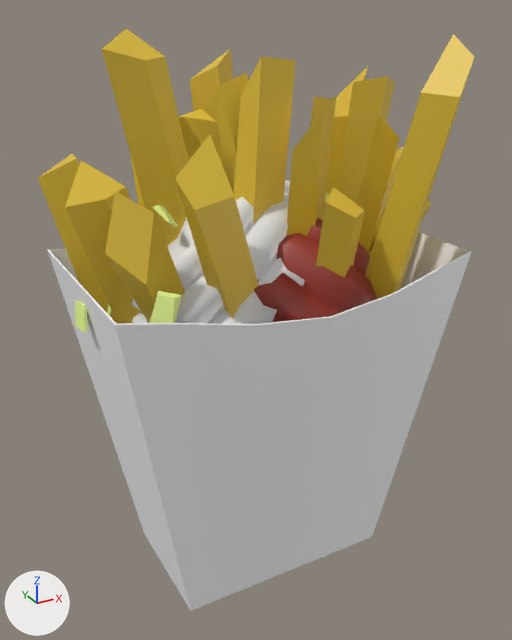
A saved change to the FBX model Pawns/Fastfood/Fries/Fries.fbx.
Rendered twice from a camera (50 mm lens) standing at (-0.182, -0.329, 0.323) and looking at (0.0, 0.002, 0.157). The lights are fixed; the arrows at lower left show +X, +Y and +Z. Where no turn or scale is listed for an object, it has been applied to the vertices.

Names of what the first picture shows: 'Container', 'Fries', 'Ketchup', 'Mayo', 'Onion'.
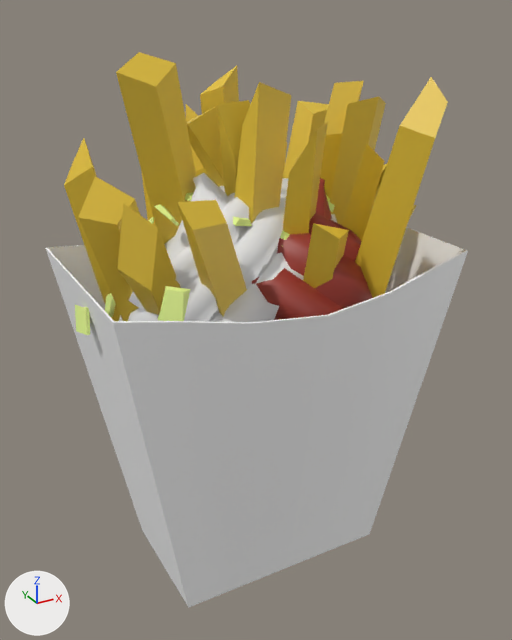
Where the newer file only moved an object's origin or applied its transform, the numbers keep the older frame.

Boxes [x1, y1, x2, y2] around the edits, measured in the pictures (512 x 640 px):
'Container', rescaled
    before: [47, 232, 471, 611]
    after: [46, 227, 468, 608]
'Fries', reshaped, rescaled, moved (12% narrower, 9% shorter)
    before: [38, 29, 474, 324]
    after: [64, 52, 448, 321]
'Mayo', reshaped
    before: [132, 180, 305, 324]
    after: [119, 173, 337, 322]
'Ketchup', reshaped
    before: [254, 205, 377, 322]
    after: [252, 178, 373, 320]
'Onion', reshaped
    before: [75, 192, 329, 332]
    after: [75, 193, 335, 335]

The change, as a diff of the scene's bpy script:
```diff
--- a/Pawns/Fastfood/Fries/Fries.fbx.py
+++ b/Pawns/Fastfood/Fries/Fries.fbx.py
@@ me_cylinder_001 @@
 me_cylinder_001.from_pydata(...)  # 117 vertices, 110 faces; spans x -0.0538..0.0481, y -0.0629..0.0629, z -0.0368..0.0688
 # used by ob_ketchup; location = (0.024, 0.0005, 0.1653)
+# me_cylinder_001 part 4: the whole mesh is multiplied about its middle by the matrix ((1.0, 0.0, 0.0), (0.0, 1.015, 0.0), (0.0, 0.0, 1.0)), then moved by (0.0042, 0.0035, 0.0)
 me_cylinder_001.materials.append(mat_ketchup)
@@ me_cube_001 @@
 me_cube_001.from_pydata(...)  # 160 vertices, 120 faces; spans x -0.128..0.056, y -0.039..0.043, z -0.056..0.011
 # used by ob_onion; location = (0.0239, -0.0031, 0.2241)
+# me_cube_001 part 2: the whole mesh is multiplied about its middle by the matrix ((1.007, -0.111, 0.004), (0.045, 0.998, 0.027), (0.005, -0.087, 1.003)), then moved by (0.0, 0.001, 0.0)
 me_cube_001.materials.append(mat_onion)
@@ me_cube_005 @@
 # used by ob_fries; parent = ob_container; location = (0.747, 0.0242, 1.487); rotation_euler = (-0.0139, 0.366, 0.147), in degrees (-0.8, 21, 8.4); scale = (0.0977, 0.107, 0.929)
-me_cube_005.from_pydata(...)  # 176 vertices, 132 faces; spans x -26.3..3.5, y -10.7..10.3, z -1.5..1.6
+me_cube_005.from_pydata(...)  # 176 vertices, 132 faces; spans x -20.7..1.1, y -10.6..10.3, z -1.5..1.5
+# me_cube_005 part 5: 173 of 176 vertices moved; they spanned x -26.3..3.5, y -10.7..10.3, z -1.5..1.6 and now span x -20.7..1.1, y -10.6..10.3, z -1.5..1.5; mean shift (0.0, 0.0, 0.0); largest move (-26.2, -3.0, 0.5) -> (-20.3, -3.4, 0.7)
 me_cube_005.materials.append(mat_friescolor)
@@ me_cube_004 @@
 me_cube_004.from_pydata(...)  # 56 vertices, 54 faces; spans x -1.25..1.27, y -1.03..1.01, z 0.0..2.0
 # used by ob_container; location = (0.0, 0.0, 0.0); rotation_euler = (0.0, 0.0, 1.571), in degrees (0, 0, 90); scale = (0.0572, 0.1, 0.1)
+# me_cube_004 part 3: the whole mesh is scaled about its middle by (0.579, 1, 1), then moved by (0.03, 0.0, 0.0)
 me_cube_004.materials.append(mat_parttocolor)
@@ me_cylinder @@
 me_cylinder.from_pydata(...)  # 117 vertices, 110 faces; spans x -0.0679..0.0785, y -0.0503..0.0495, z -0.0434..0.0688
 # used by ob_mayo; location = (-0.0147, 0.0081, 0.1762)
+# me_cylinder part 1: the whole mesh is multiplied about its middle by the matrix ((1.002, -0.076, 0.003), (0.019, 1.012, 0.03), (0.0, -0.004, 1.0)), then moved by (-0.0001, 0.0045, 0.0)
 me_cylinder.materials.append(mat_white)
@@ ob_fries @@
 ob_fries.parent = ob_container
-ob_fries.location = (0.747, 0.0242, 1.487)
+ob_fries.location = (0.691, 0.0242, 1.487)
 ob_fries.rotation_euler = (-0.0139, 0.366, 0.147)  # degrees (-0.8, 21, 8.4)
-ob_fries.scale = (0.0977, 0.107, 0.929)
+ob_fries.scale = (0.0904, 0.0993, 0.86)
@@ ob_container @@
 ob_container.rotation_euler = (0.0, 0.0, 1.571)  # degrees (0, 0, 90)
-ob_container.scale = (0.0572, 0.1, 0.1)
+ob_container.scale = (0.1, 0.1, 0.1)
```
